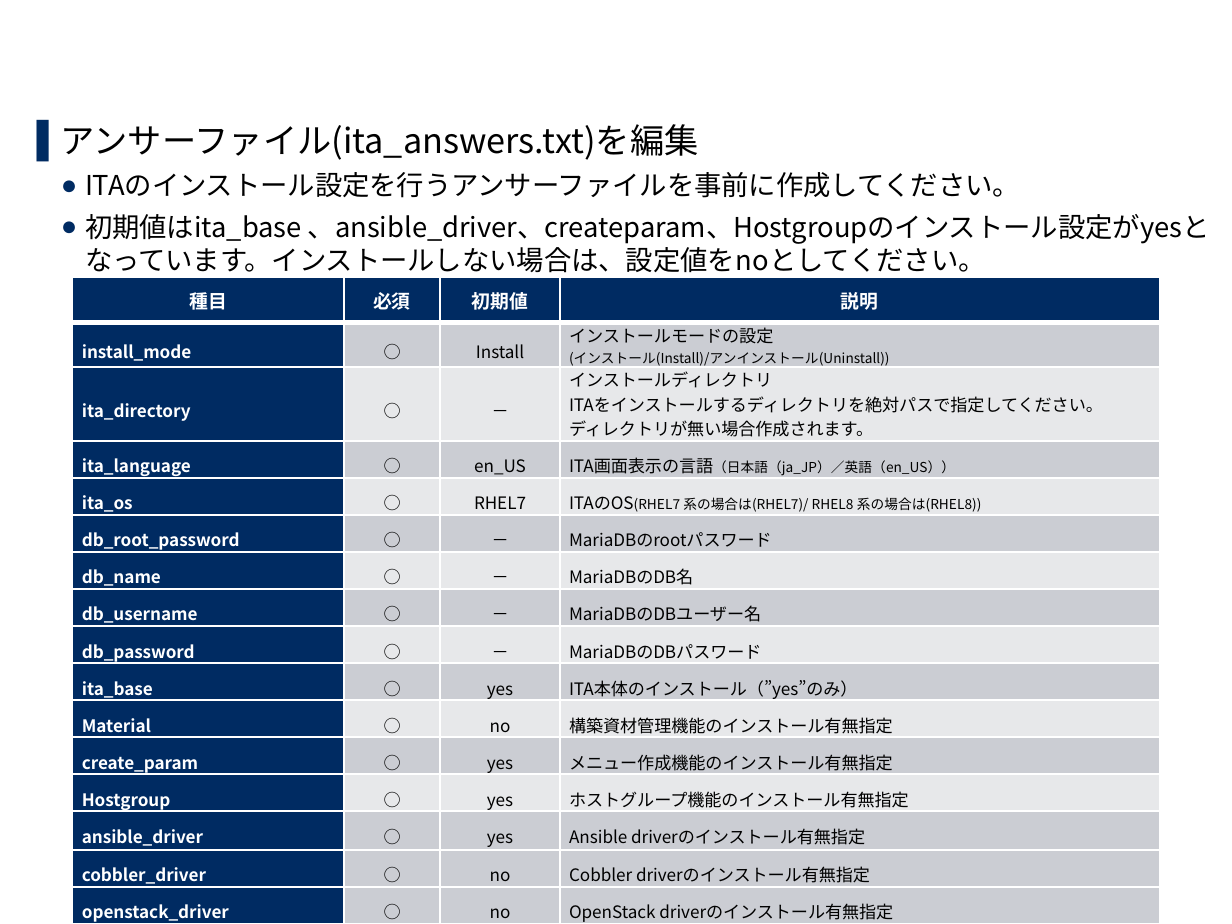
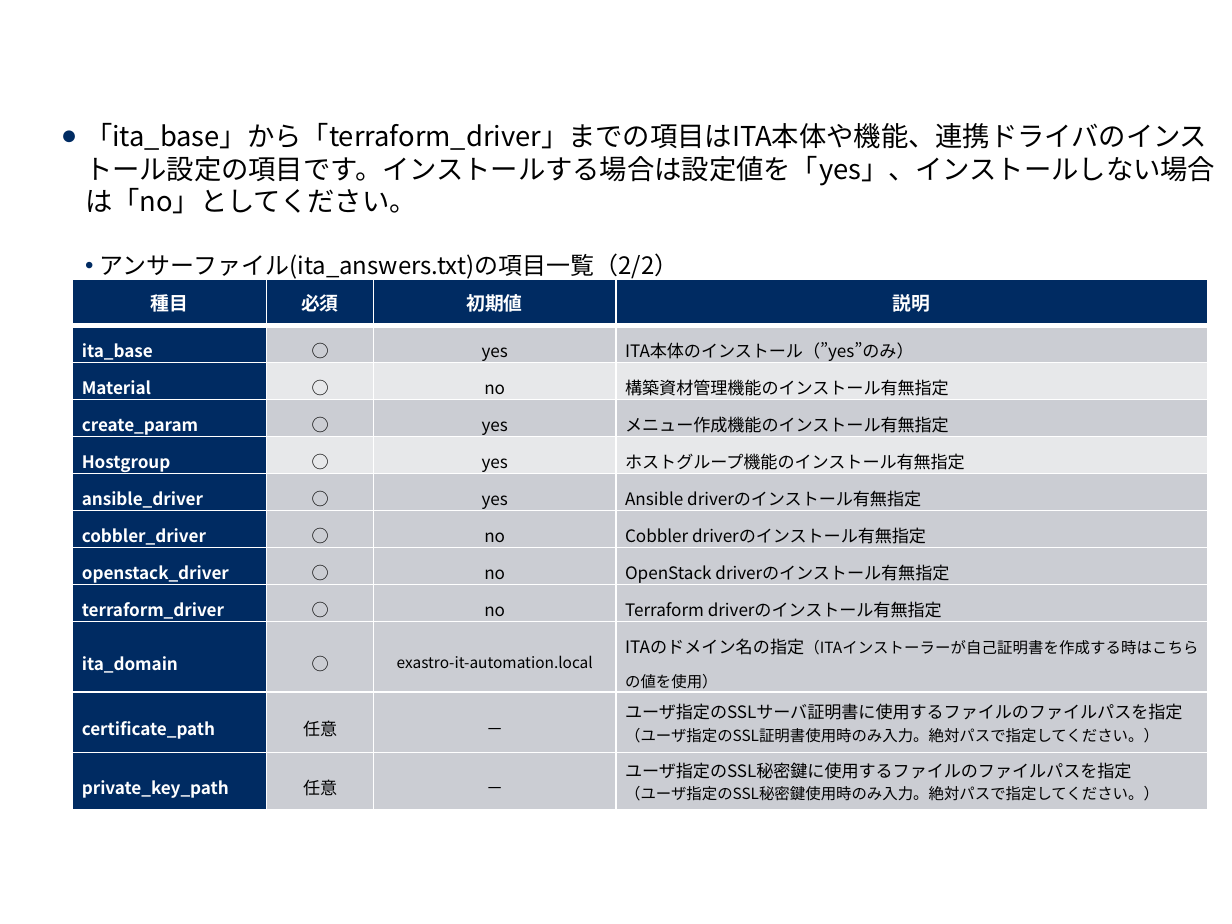
Before and after one commit to exastro-suite/it-automation-docs, a slide deck: slide 19 of asset/Learn_ja/ITA-offline-install_ja.pptx (slide 18 before the commit). Drawn at 1232x924 pixels with LibreOffice and Linux fonts; fonts in the diff are those of the drawing; background and template pictures are left out. Boxes give left, top, right and bottom in pixels: in the first picture for what was removed or moved away, otherwise in the second. Text is boxed around its words. In the diff, an @@ line names an element or a change of style, - is before the commit and + after.

```diff
--- a/asset/Learn_ja/ITA-offline-install_ja.pptx
+++ b/asset/Learn_ja/ITA-offline-install_ja.pptx
@@ text at (85,123,1215,281): text changed @@
-▌ アンサーファイル(ita_answers.txt)を編集
-  ● ITAのインストール設定を行うアンサーファイルを事前に作成してください。
-  ● 初期値はita_base 、ansible_driver、createparam、Hostgroupのインストール設定がyesとなっています。インストールしない場合は、設定値をnoとしてください。
+  ● 「ita_base」から「terraform_driver」までの項目はITA本体や機能、連携ドライバのインストール設定の項目です。インストールする場合は設定値を「yes」、インストールしない場合は「no」としてください。
+    • アンサーファイル(ita_answers.txt)の項目一覧（2/2）
@@ table at (73,280,1209,805) @@
-row 2: install_mode | ○ | Install | インストールモードの設定 / (インストール(Install)/アンインストール(Uninstall))
-row 3: ita_directory | ○ | － | インストールディレクトリ / ITAをインストールするディレクトリを絶対パスで指定してください。 / ディレクトリが無い場合作成されます。
-row 4: ita_language | ○ | en_US | ITA画面表示の言語（日本語（ja_JP）／英語（en_US））
-row 5: ita_os | ○ | RHEL7 | ITAのOS(RHEL7 系の場合は(RHEL7)/ RHEL8 系の場合は(RHEL8))
-row 6: db_root_password | ○ | － | MariaDBのrootパスワード
-row 7: db_name | ○ | － | MariaDBのDB名
-row 8: db_username | ○ | － | MariaDBのDBユーザー名
-row 9: db_password | ○ | － | MariaDBのDBパスワード
+row 10: ita_domain | ○ | exastro-it-automation.local | ITAのドメイン名の指定（ITAインストーラーが自己証明書を作成する時はこちらの値を使用）
+row 11: certificate_path | 任意 | － | ユーザ指定のSSLサーバ証明書に使用するファイルのファイルパスを指定 / （ユーザ指定のSSL証明書使用時のみ入力。絶対パスで指定してください。）
+row 12: private_key_path | 任意 | － | ユーザ指定のSSL秘密鍵に使用するファイルのファイルパスを指定 / （ユーザ指定のSSL秘密鍵使用時のみ入力。絶対パスで指定してください。）
@@ table: place and size @@
-table at (73,277,1159,924)
+table at (73,280,1209,805)
@@ page number at (1121,890,1214,919): text changed @@
-18
+19
```
Also in this commit, not shown: 18 other slides changed, 7 slides added, 3 slides removed, 14 other files.
